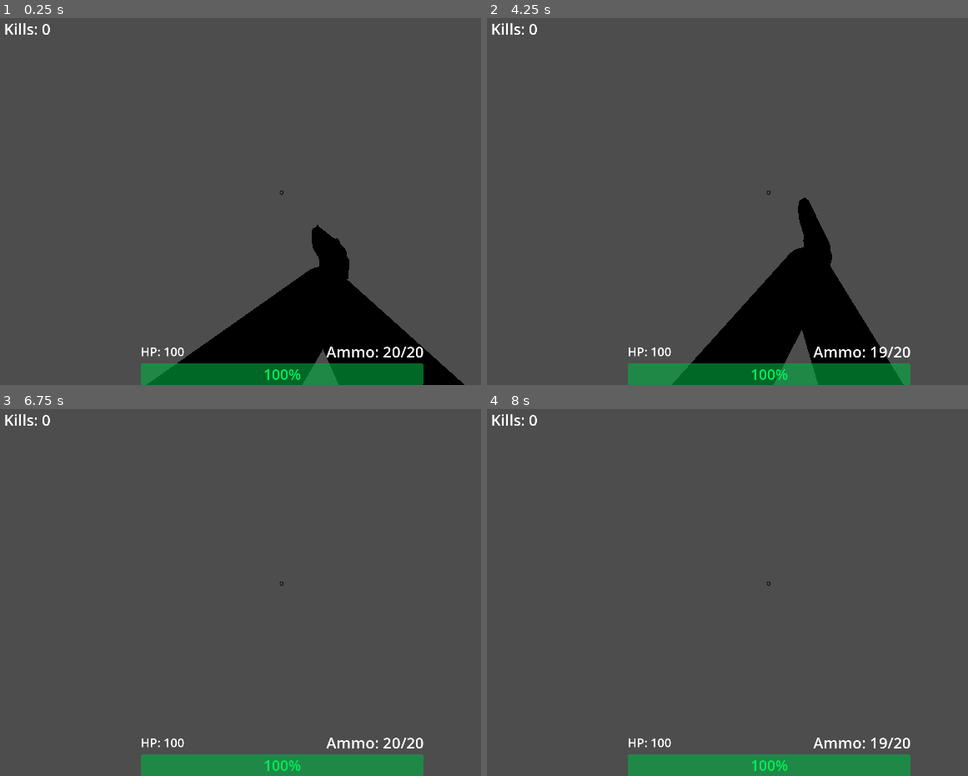
Above: before the commit, frames 1-4 (two rows, left to right).
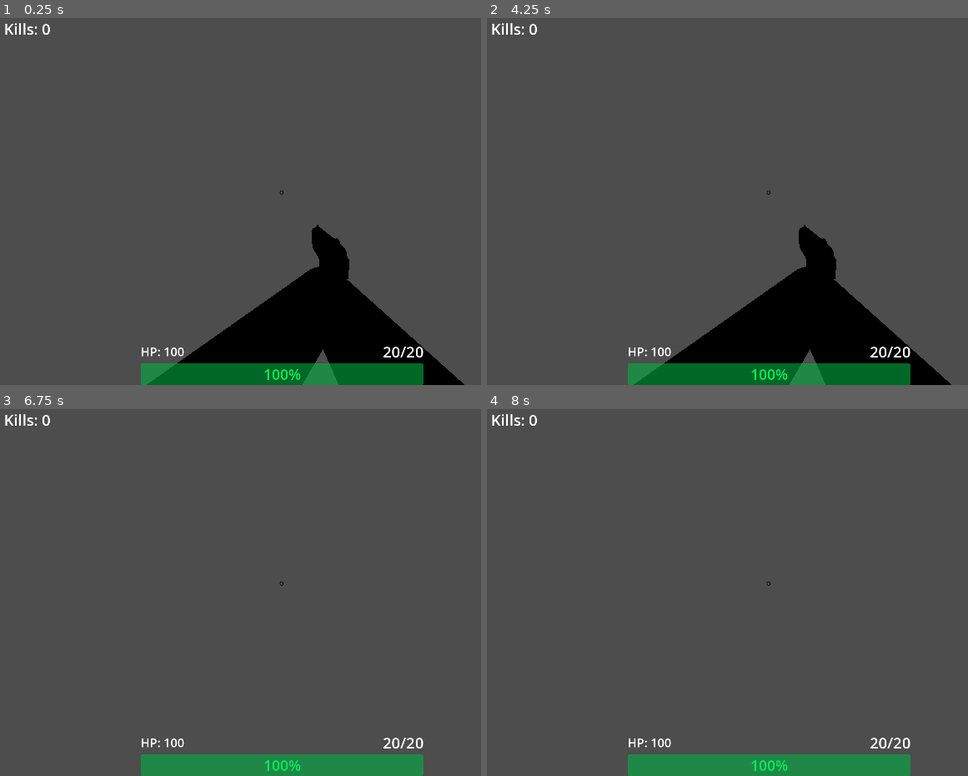
Above: after the commit, the same moments.

Repository: SaebyulH/multiplayer-game
Game: Godot game, scene res://Player.tscn
Same seed, same stepped clock (60 frames per second), same inputs: the game is played once before the commit and once after it. This scene is started directly instead of the project's main scene.
Inputs (mouse positions are in pixels of both pictures, inside the frame that each line leads up to):
- Up to frame 1 (0.25 s): no input
- Up to frame 2 (4.25 s): tap Enter at 0.5, 2, 3.5 s; move the mouse to (804, 197) at 0.52 s; hold Right mouse button (ads) 0.53-1.28 s; hold W (forward) from 0.53 s (still down); tap Space (jump) at 0.77, 1.25, 1.52, 2.75, 3.02, 3.77 s; move the mouse to (737, 197) at 1.27 s; click (737, 197) at 1.35 s; move the mouse to (785, 190) at 2.02 s; hold Mouse wheel down (weapon_next) 2.03-2.78 s; move the mouse to (761, 205) at 2.77 s; tap Mouse wheel up (weapon_prev) at 2.85 s; move the mouse to (818, 201) at 3.52 s; hold Right mouse button (ads) from 3.53 s (still down); tap R (reload) at 4.15 s
- Up to frame 3 (6.75 s): move the mouse to (230, 585) at 4.27 s; release Right mouse button (ads) at 4.28 s; click (230, 585) at 4.35 s; tap Space (jump) at 4.52, 5.75, 6.02 s; move the mouse to (288, 588) at 5.02 s; hold Mouse wheel down (weapon_next) 5.03-5.78 s; move the mouse to (254, 581) at 5.77 s; release W (forward) at 5.78 s; hold D (right) 5.78-6.53 s; tap Mouse wheel up (weapon_prev) at 5.85 s; move the mouse to (317, 588) at 6.52 s; hold W (forward) from 6.53 s (still down); hold Right mouse button (ads) from 6.53 s (still down)
- Up to frame 4 (8 s): keep holding W (forward); tap Space (jump) at 6.77, 7.52 s; move the mouse to (737, 588) at 7.27 s; release Right mouse button (ads) at 7.28 s; click (737, 588) at 7.35 s

The runs differ from the first frame. In frame 1, 0.2% of the frame differs, in the area x 67-87%, y 89-93%; in frame 2, 3.7%, in the area x 30-97%, y 48-100%; in frame 3, 0.2%; in frame 4, 0.2%.
Error before the commit: Invalid access to property or key 'respawn_player' on a base object of type 'Window'. (res://player.gd:332)
Error after the commit: Invalid access to property or key 'automatic' on a base object of type 'Nil'. (res://player.gd:224)

Commit message:
fix guns not dissapearing on death

Diff:
--- a/Player.tscn
+++ b/Player.tscn
@@ -4,7 +4,6 @@
 [ext_resource type="AudioStream" uid="uid://lok0qio71yk6" path="res://Sniper_bazaarbargain_shoot.wav" id="2_e80uo"]
 [ext_resource type="PackedScene" uid="uid://d3a25xx4xrpd0" path="res://gun.tscn" id="2_tdg3f"]
 [ext_resource type="AudioStream" uid="uid://8iccnkcb310w" path="res://Hitsound.wav" id="3_cxr5p"]
-[ext_resource type="PackedScene" uid="uid://bjfq41rpthdls" path="res://bullet_hole.tscn" id="3_tdg3f"]
 [ext_resource type="AudioStream" uid="uid://cklt78jqh12d7" path="res://critical-hit-sounds-effect.mp3" id="4_tdg3f"]
 
 [sub_resource type="CapsuleShape3D" id="CapsuleShape3D_0rwas"]
@@ -55,9 +54,9 @@
 properties/6/spawn = true
 properties/6/replication_mode = 1
 
-[node name="Player" type="CharacterBody3D" unique_id=1040195153 node_paths=PackedStringArray("guns")]
+[node name="Player" type="CharacterBody3D" unique_id=1040195153 node_paths=PackedStringArray("default_guns")]
 script = ExtResource("1_xhfnw")
-guns = [NodePath("Head/GunSocket/Gun")]
+default_guns = [NodePath("Head/GunSocket/Gun")]
 
 [node name="CollisionShape3D" type="CollisionShape3D" parent="." unique_id=2097299770]
 shape = SubResource("CapsuleShape3D_0rwas")
@@ -82,12 +81,7 @@
 
 [node name="Gun" parent="Head/GunSocket" unique_id=235050932 instance=ExtResource("2_tdg3f")]
 transform = Transform3D(1, 0, 0, 0, 1, 0, 0, 0, 1, 0.0028017762, 0, 0.0015054939)
-damage = 10
 crit = 3.0
-fire_rate = 0.08
-mag_size = 20
-reload_rate = 1.0
-bullet_hole_scene = ExtResource("3_tdg3f")
 
 [node name="CanvasLayer" type="CanvasLayer" parent="." unique_id=1728018687]
 
--- a/player.gd
+++ b/player.gd
@@ -10,7 +10,9 @@
 const FRICTION := 7.0
 const STOP_SPEED := 2.5
 var coyote_timer := 0.0
-@export var guns: Array[Gun] = []
+@export var default_guns: Array[Gun] = []
+var guns: Array[Gun] = default_guns
+
 var current_gun_index := 0
 var current_gun: Gun
 var movement_direction
@@ -326,6 +328,7 @@
 	position = pos
 
 func _die():
+	guns = default_guns
 	health = MAX_HEALTH
 	_update_hud()
 	var game = get_parent()
